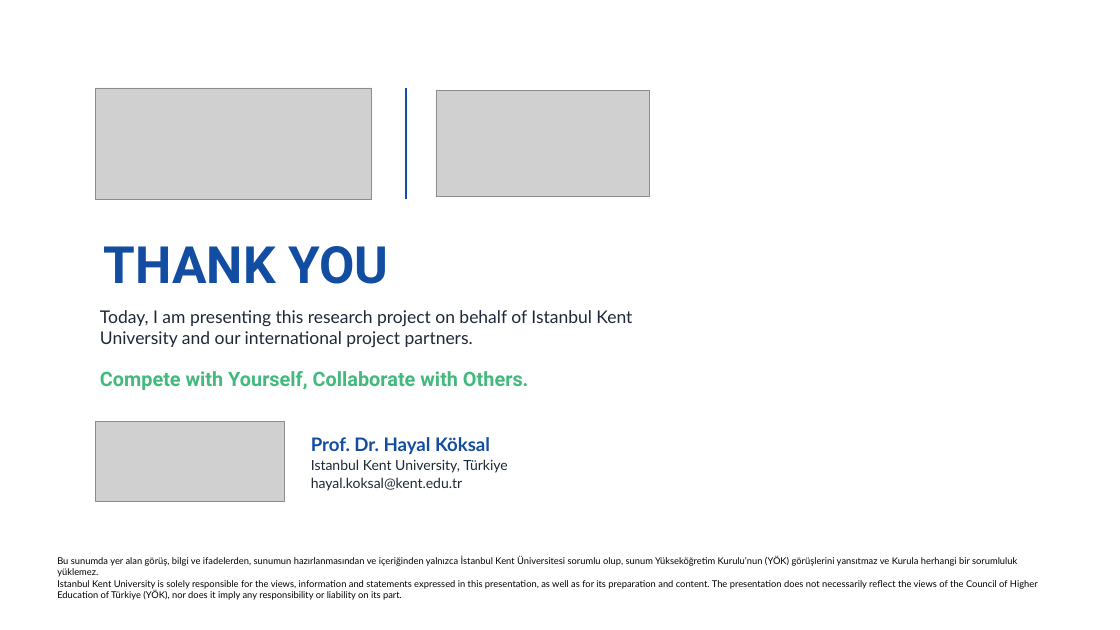
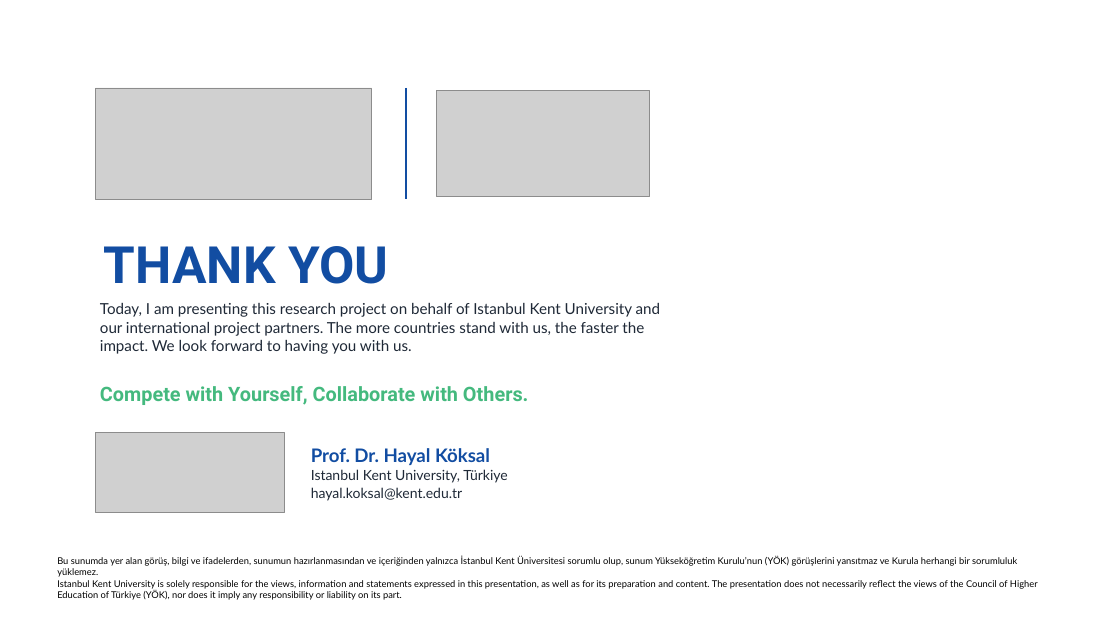
Before and after one commit to newtonsgrandson/cop-31-hayal-koksal, a slide deck: slide 20 of sunum/COP31_Climate_IMECE_Hayal_Koksal_EN.pptx. Drawn at 1120x630 pixels with LibreOffice and Linux fonts; fonts in the diff are those of the drawing; grey boxes stand for pictures; background and template pictures are left out. Boxes give left, top, right and bottom in pixels: in the first picture for what was removed or moved away, otherwise in the second. Text is boxed around its words. In the diff, an @@ line names an element or a change of style, - is before the commit and + after.

```diff
--- a/sunum/COP31_Climate_IMECE_Hayal_Koksal_EN.pptx
+++ b/sunum/COP31_Climate_IMECE_Hayal_Koksal_EN.pptx
@@ text at (x1=100, y1=303, x2=660, y2=354): text changed; size 15 to 13 pt @@
-Today, I am presenting this research project on behalf of Istanbul Kent University and our international project partners.
+Today, I am presenting this research project on behalf of Istanbul Kent University and our international project partners. The more countries stand with us, the faster the impact. We look forward to having you with us.
@@ text "Compete with Yourself, Collaborate with ..." moved from (x1=100, y1=371, x2=528, y2=390) to (x1=100, y1=386, x2=528, y2=405) @@
@@ picture moved from (x1=96, y1=422, x2=285, y2=502) to (x1=96, y1=433, x2=285, y2=513) @@
@@ text "Prof. Dr. Hayal Köksal" moved from (x1=311, y1=437, x2=508, y2=491) to (x1=311, y1=448, x2=508, y2=501) @@
```
Also in this commit, not shown: 13 other slides changed, 27 other files.
